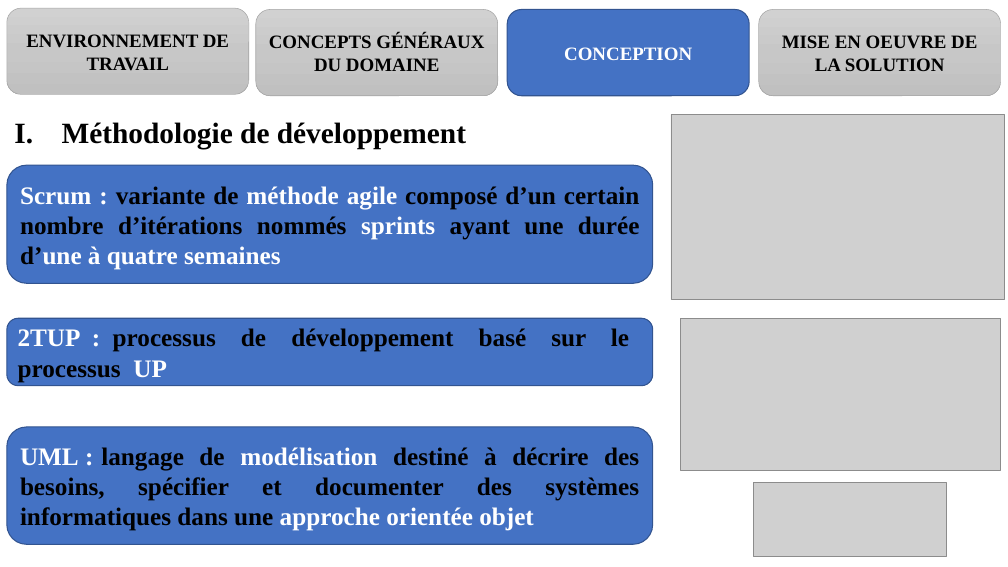
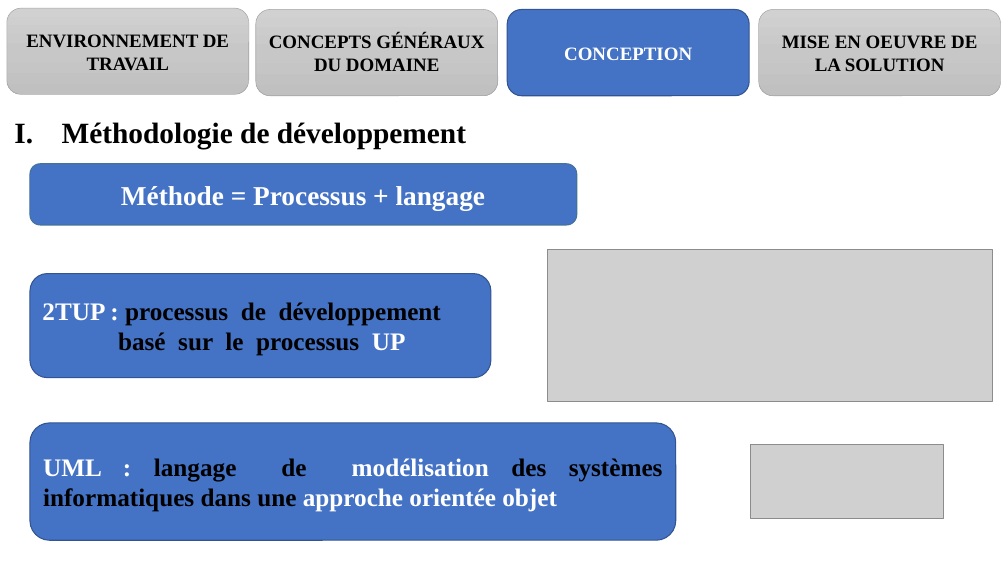
Before and after one commit to melaken/distdocs, a slide deck: slide 14 of Documents/theme/diapo.pptx. Drawn at 1008x567 pixels with LibreOffice and Linux fonts; fonts in the diff are those of the drawing; grey boxes stand for pictures. Boxes give left, top, right and bottom in pixels: in the first picture for what was removed or moved away, otherwise in the second. Text is boxed around its words. In the diff, an @@ line names an element or a change of style, - is before the commit and + after.

```diff
--- a/Documents/theme/diapo.pptx
+++ b/Documents/theme/diapo.pptx
@@ picture removed at (671, 115, 1005, 299) @@
@@ rounded rectangle removed at (7, 165, 653, 283) @@
-Scrum : variante de méthode agile composé d’un certain nombre d’itérations nommés sprints ayant une durée d’une à quatre semaines
@@ rounded rectangle added at (30, 164, 577, 225), fill #4472C4, outline #43739E 1 pt, 26 pt, text #FFFFFF, bold @@
+Méthode = Processus + langage
@@ picture: place and size @@
-picture at (681, 318, 1001, 470)
+picture at (548, 250, 993, 402)
@@ rounded rectangle "2TUP : processus de développement": place and size @@
-rounded rectangle "2TUP : processus de développement" at (7, 318, 653, 386)
+rounded rectangle "2TUP : processus de développement" at (30, 274, 492, 378)
@@ text in rounded rectangle at (42, 302, 441, 356): text changed @@
-2TUP : processus de développement basé sur le processus UP
+2TUP : processus de développement
+basé sur le processus UP
@@ rounded rectangle "UML : langage de modélisation ...": place and size @@
-rounded rectangle "UML : langage de modélisation ..." at (7, 427, 653, 544)
+rounded rectangle "UML : langage de modélisation ..." at (30, 423, 676, 540)
@@ picture: place and size @@
-picture at (754, 482, 947, 557)
+picture at (751, 445, 944, 519)
@@ text in rounded rectangle at (43, 458, 663, 512): text changed @@
-UML : langage de modélisation destiné à décrire des besoins, spécifier et documenter des systèmes informatiques dans une approche orientée objet
+UML : langage de modélisation des systèmes informatiques dans une approche orientée objet
```
Also in this commit, not shown: 15 other slides changed, 2 slides removed, 6 other files.
